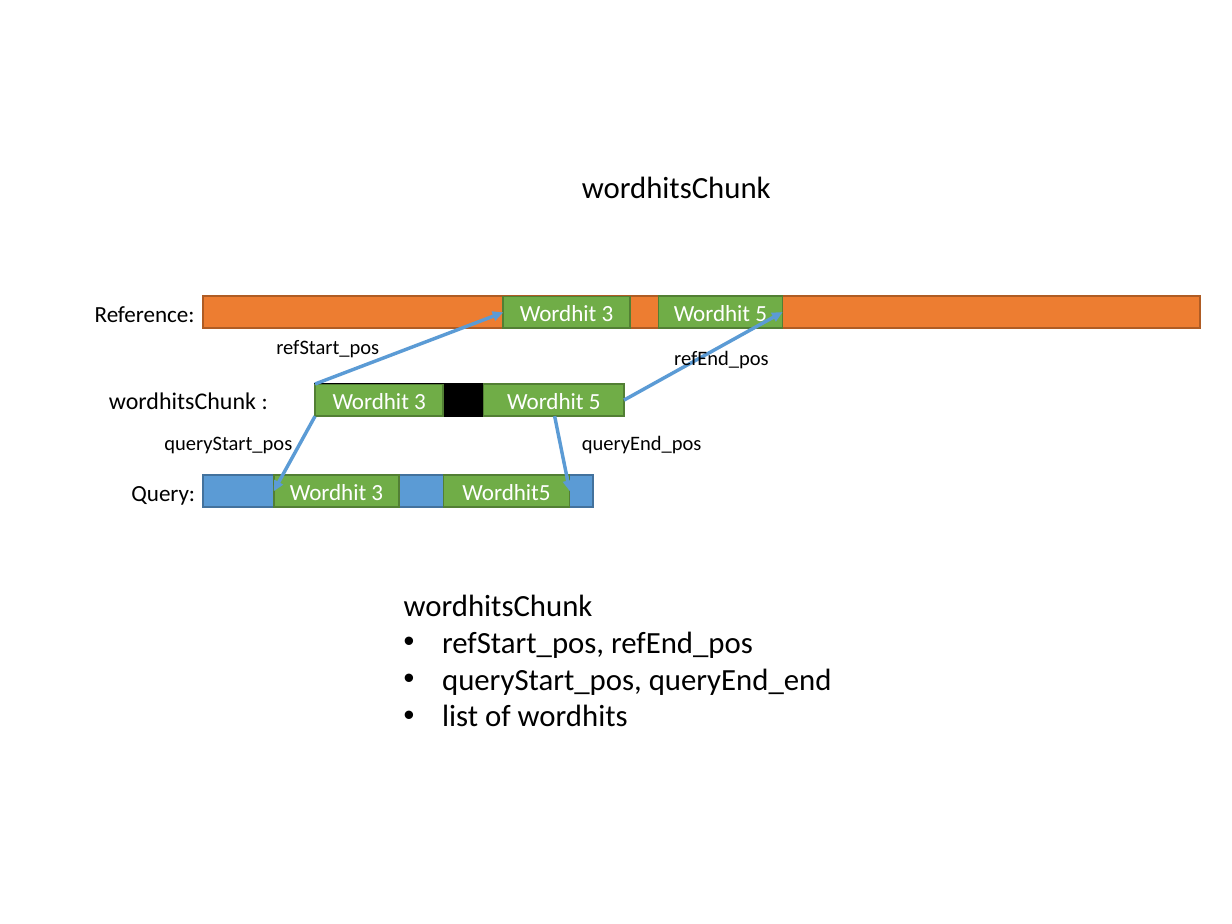
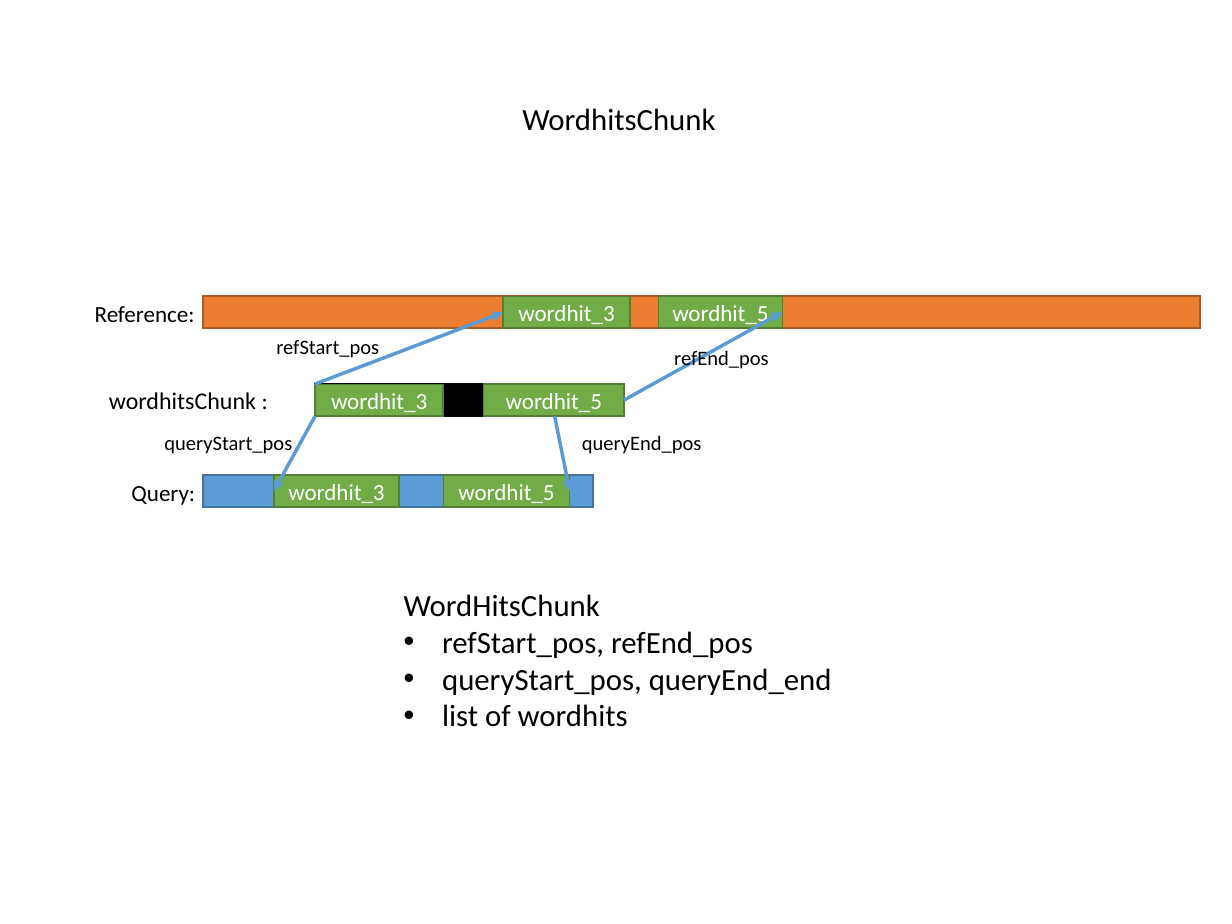
Before and after one commit to ganyfml/olegosa2, a slide deck: slide 6 of src/spliced_aln/Olego_SA.pptx. Drawn at 1232x924 pixels with LibreOffice and Linux fonts; fonts in the diff are those of the drawing. Boxes give left, top, right and bottom in pixels: in the first picture for what was removed or moved away, otherwise in the second. Text is boxed around its words. In the diff, an @@ line names an element or a change of style, - is before the commit and + after.

```diff
--- a/src/spliced_aln/Olego_SA.pptx
+++ b/src/spliced_aln/Olego_SA.pptx
@@ text at bbox=[522, 108, 715, 131]: text changed @@
-wordhitsChunk
+WordhitsChunk
@@ text in rectangle at bbox=[518, 305, 614, 328]: text changed @@
-Wordhit 3
+wordhit_3
@@ text in rectangle at bbox=[672, 305, 768, 327]: text changed @@
-Wordhit 5
+wordhit_5
@@ text in rectangle at bbox=[331, 393, 427, 416]: text changed @@
-Wordhit 3
+wordhit_3
@@ text in rectangle at bbox=[506, 393, 602, 412]: text changed @@
-Wordhit 5
+wordhit_5
@@ text in rectangle at bbox=[288, 484, 384, 503]: text changed @@
-Wordhit 3
+wordhit_3
@@ text in rectangle at bbox=[458, 484, 554, 503]: text changed @@
-Wordhit5
+wordhit_5
@@ text at bbox=[404, 594, 600, 617]: text changed @@
-wordhitsChunk
+WordHitsChunk
```
Also in this commit, not shown: 4 other slides changed.
